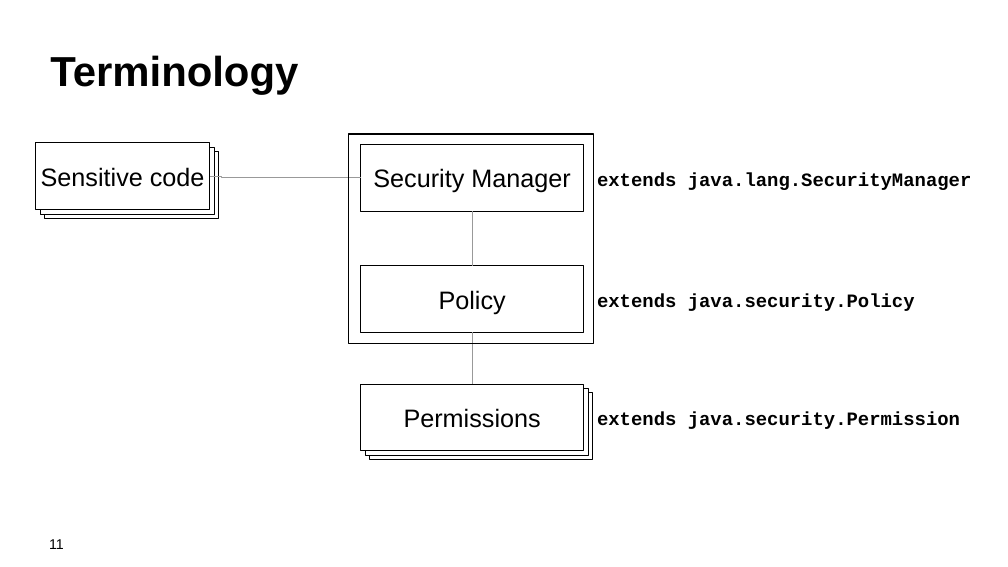
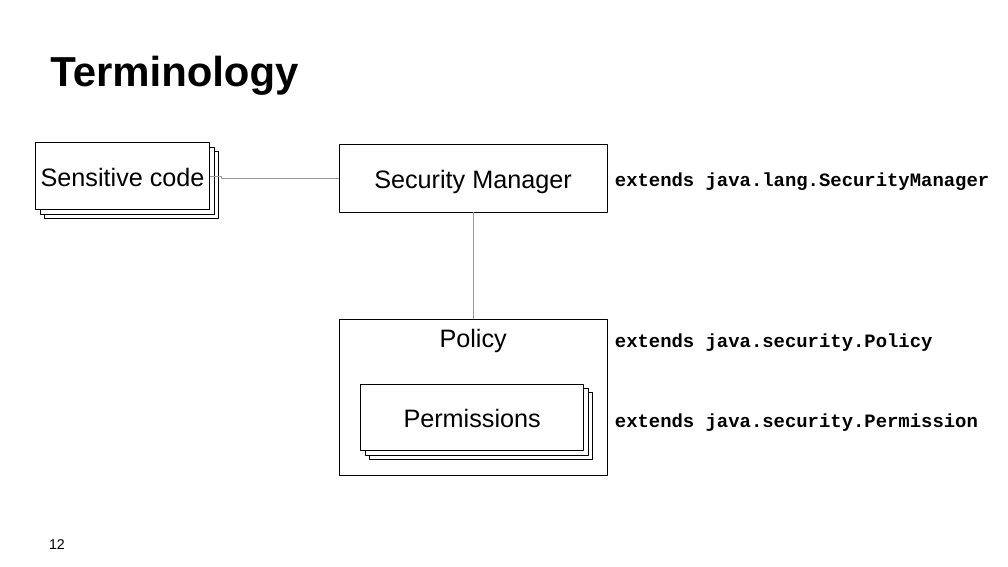
Before and after one commit to kwart/presentations, a slide deck: slide 12 of sec-man-reloaded.odp (slide 11 before the commit). Drawn at 1008x567 pixels with LibreOffice and Linux fonts; fonts in the diff are those of the drawing; background and template pictures are left out. Boxes give left, top, right and bottom in pixels: in the first picture for what was removed or moved away, otherwise in the second. Text is boxed around its words. In the diff, an @@ line names an element or a change of style, - is before the commit and + after.

```diff
--- a/sec-man-reloaded.odp
+++ b/sec-man-reloaded.odp
@@ rectangle "Security Manager": place and size @@
-rectangle "Security Manager" at (361,144,584,211)
+rectangle "Security Manager" at (339,144,607,212)
@@ rectangle removed at (348,134,594,344) @@
@@ elbow line moved from (210, 176) - (361, 177) to (210, 176) - (339, 178) @@
@@ text "extends java.lang.SecurityManager": place and size @@
-text "extends java.lang.SecurityManager" at (597,173,972,190)
+text "extends java.lang.SecurityManager" at (615,173,990,190)
@@ elbow line moved from (472, 266) - (472, 211) to (473, 319) - (473, 212) @@
@@ rectangle "Policy": place and size @@
-rectangle "Policy" at (361,266,584,333)
+rectangle "Policy" at (339,319,607,476)
@@ rectangle "Policy" at (339,319,607,476): vertical alignment middle to top @@
@@ text "extends java.security.Policy": place and size @@
-text "extends java.security.Policy" at (597,294,915,311)
+text "extends java.security.Policy" at (615,334,933,351)
@@ elbow line removed from (472, 384) to (472, 333) @@
@@ text "extends java.security.Permission": place and size @@
-text "extends java.security.Permission" at (597,412,960,429)
+text "extends java.security.Permission" at (615,414,978,431)
@@ page number at (49,539,65,549): text changed @@
-11
+12
```
Also in this commit, not shown: 3 other slides changed, 1 slide added.
